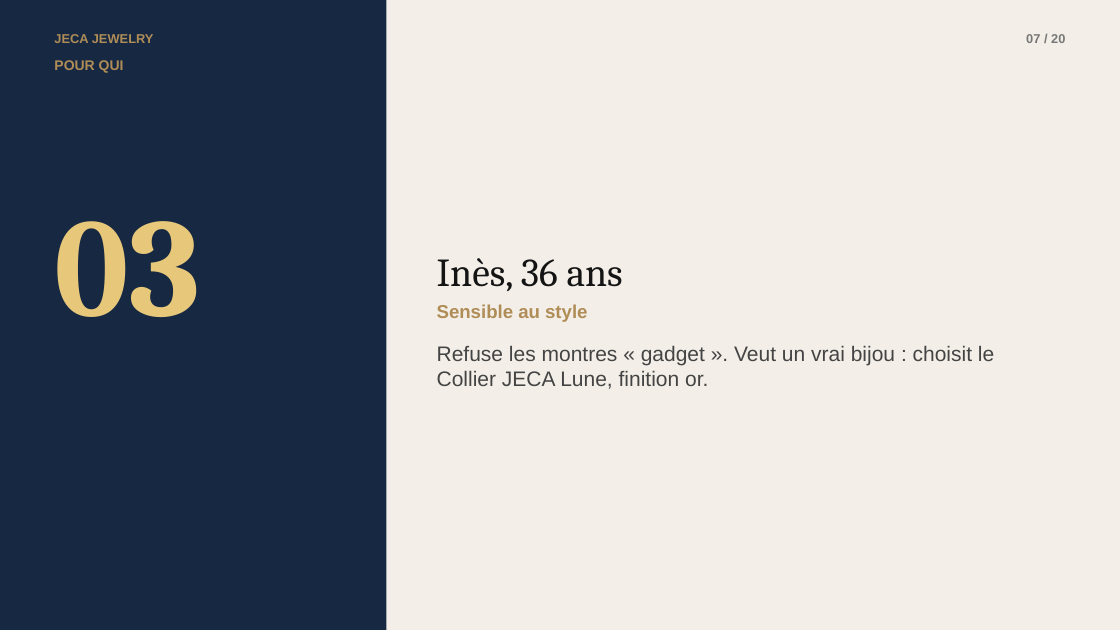
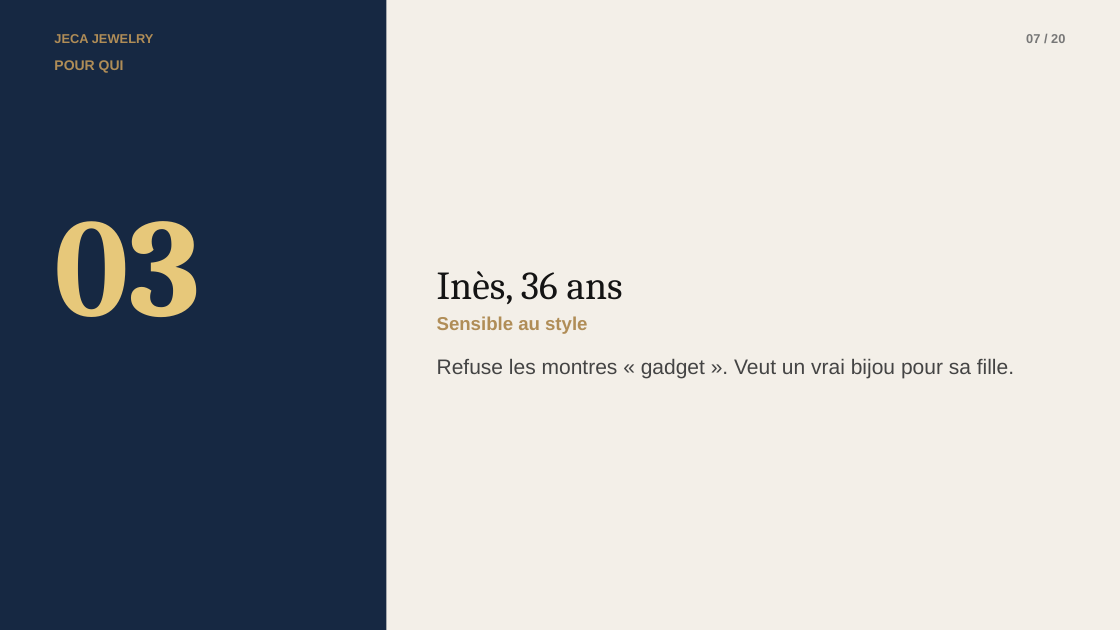
Before and after one commit to emirsqalli23-cpu/jeca-jewelry, a slide deck: slide 7 of JECA_PechaKucha.pptx. Drawn at 1120x630 pixels with LibreOffice and Linux fonts; fonts in the diff are those of the drawing. Boxes give left, top, right and bottom in pixels: in the first picture for what was removed or moved away, otherwise in the second. Text is boxed around its words. In the diff, an @@ line names an element or a change of style, - is before the commit and + after.

Commit message:
Site: retrait autonomie/recharge/batterie, ajout bouton SOS au dos du bijou, simplification

```diff
--- a/JECA_PechaKucha.pptx
+++ b/JECA_PechaKucha.pptx
@@ text at (437,359,1014,378): text changed @@
-Refuse les montres « gadget ». Veut un vrai bijou : choisit le Collier JECA Lune, finition or.
+Refuse les montres « gadget ». Veut un vrai bijou pour sa fille.
```
Also in this commit, not shown: 14 other slides changed, 5 slides added, 5 slides removed, 6 other files.
